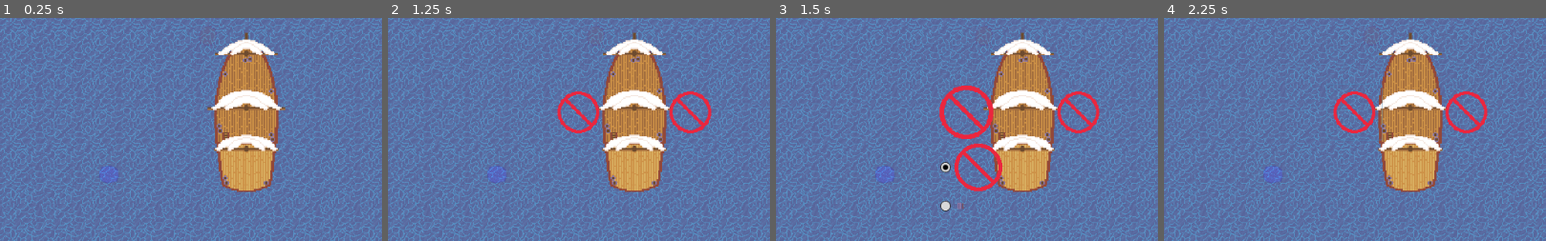
Above: before the commit, frames 1-4 (left to right).
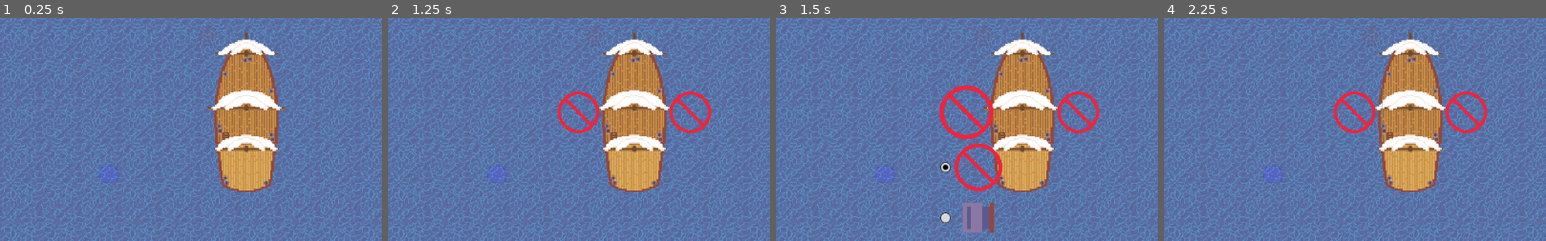
Above: after the commit, the same moments.

Repository: McLovin3/Calderia
Game: Godot game, scene res://TestScene.tscn
Same seed, same stepped clock (60 frames per second), same inputs: the game is played once before the commit and once after it.
Inputs (mouse positions are % of the whole screen's width and height, from its top left):
- Up to frame 1 (0.25 s): no input
- Up to frame 2 (1.25 s): tap Enter at 0.5 s; move the mouse to (72, 45) at 0.52 s; hold D (turn_right) from 0.53 s (still down); hold C (customize) from 0.53 s (still down); click (72, 45) at 0.67 s; tap W (up) at 0.77 s
- Up to frame 3 (1.5 s): release D (turn_right) at 1.25 s; release C (customize) at 1.25 s; click (43, 50) at 1.25 s
- Up to frame 4 (2.25 s): click (57, 50) at 2 s
The pictures show only the part of the screen within x 18-68%, y 29-79%; the shares and areas given below are measured in that part.

Frames 1-2 are identical in both runs. In frame 3, 1.2% of the frame differs, in the area x 43-58%, y 82-97%; in frame 4, nothing differs.

Commit message:
Made cannon image in customization menu bigger

Diff:
--- a/CustomizationMenu/CustomizationMenu.tscn
+++ b/CustomizationMenu/CustomizationMenu.tscn
@@ -48,13 +48,12 @@
 script = ExtResource( 2 )
 
 [node name="LeftItem" type="OptionButton" parent="."]
-margin_right = 76.0
+margin_left = 1.0
+margin_right = 77.0
 margin_bottom = 76.0
 theme = ExtResource( 4 )
 icon = ExtResource( 3 )
 flat = true
-align = 1
-icon_align = 1
 expand_icon = true
 items = [ "", ExtResource( 3 ), false, 1, null, "", ExtResource( 5 ), false, 1, null ]
 selected = 0
@@ -75,7 +74,6 @@
 [node name="Tween" type="Tween" parent="RightItem"]
 
 [node name="ConfirmationDialog" type="ConfirmationDialog" parent="."]
-visible = true
 anchor_left = 0.5
 anchor_top = 0.5
 anchor_right = 0.5
--- a/GameManager/Scripts/CustomizationMenu.gd
+++ b/GameManager/Scripts/CustomizationMenu.gd
@@ -78,6 +78,7 @@
 				_last_selected_item.wood = tools.cannon.wood
 				_last_selected_item.stone = tools.cannon.stone
 				_last_selected_item.name = "cannon"
+				_right_button.selected = 0
 				_dialog.popup()
 			else:
 				player.set_right_tool(_cannon) if is_right else player.set_left_tool(_cannon)
Binary file changed: CustomizationMenu/Sprites/Cannon.png
Binary file changed: CustomizationMenu/Sprites/CannonFlipped.png
